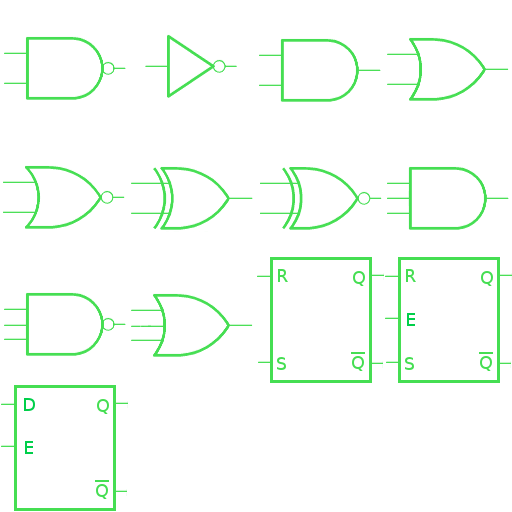
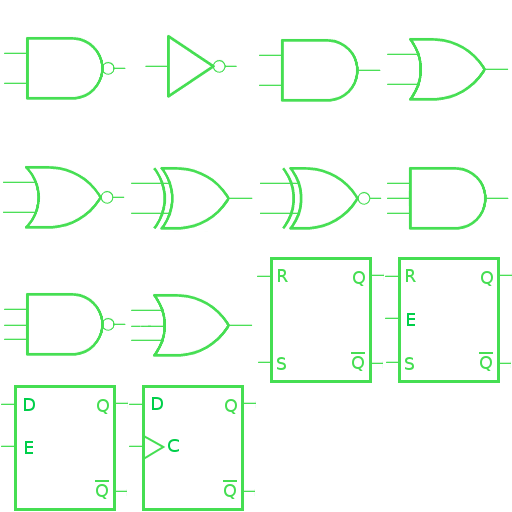
Layered file, before and after one edit (512px x 512px). Changes by layer:
added layer "C" above "D #1" over [168, 439, 179, 452]
added layer "D #1" above "D" over [152, 397, 163, 410]
painted on "gates.png" over [129, 385, 256, 511]
